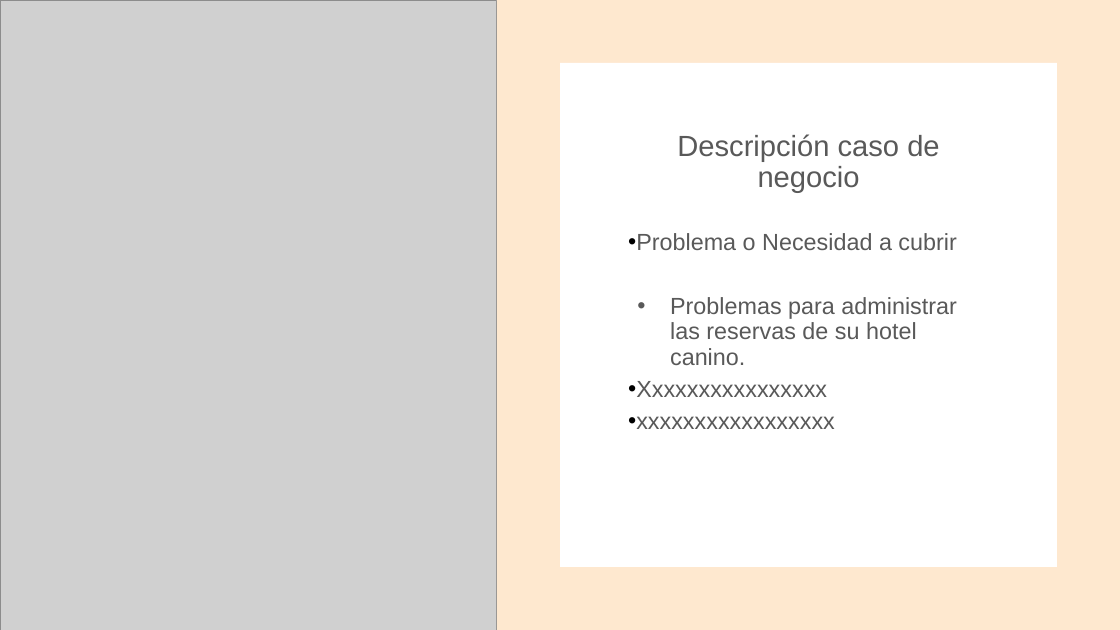
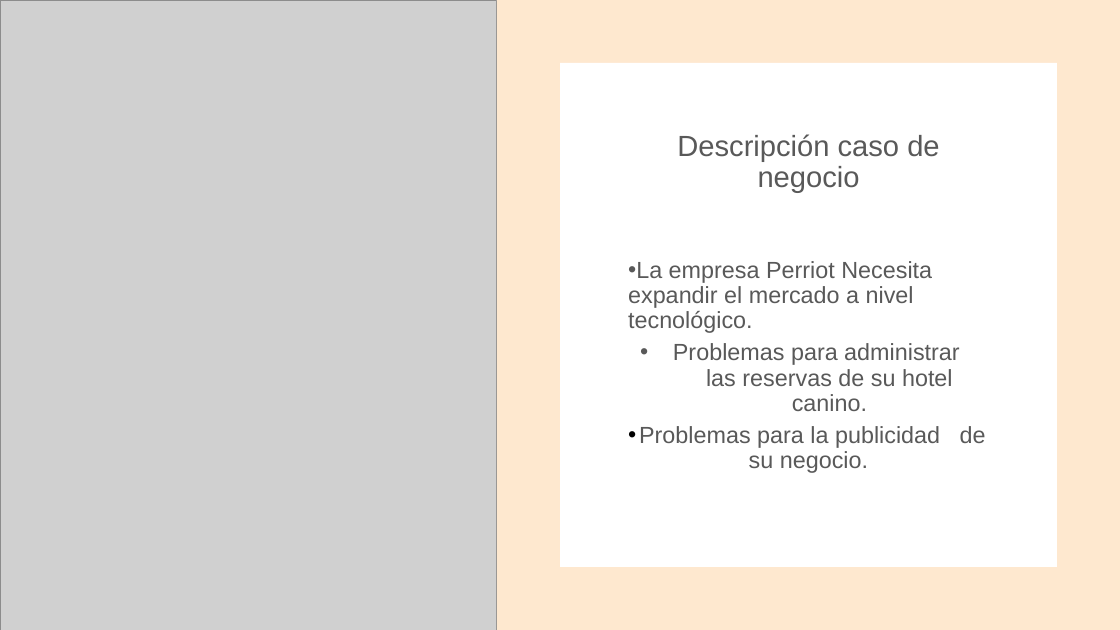
Before and after one commit to Gabrielavendano/2024_2_MA_CAPSTONE_001D_GRUPO_08, a slide deck: slide 3 of Fase 2/Evidencias Proyecto/PRESENTACION-PARCIAL 2.pptx. Drawn at 1120x630 pixels with LibreOffice and Linux fonts; fonts in the diff are those of the drawing; grey boxes stand for pictures. Boxes give left, top, right and bottom in pixels: in the first picture for what was removed or moved away, otherwise in the second. Text is boxed around its words. In the diff, an @@ line names an element or a change of style, - is before the commit and + after.

```diff
--- a/Fase 2/Evidencias Proyecto/PRESENTACION-PARCIAL 2.pptx
+++ b/Fase 2/Evidencias Proyecto/PRESENTACION-PARCIAL 2.pptx
@@ text at (628,261,932,333): text changed @@
-• Problema o Necesidad a cubrir
+• La empresa Perriot Necesita expandir el mercado a nivel tecnológico.
@@ text at (673,343,960,411): alignment left to centre @@
@@ text at (639,426,986,473): text changed @@
-• Xxxxxxxxxxxxxxxx
-• xxxxxxxxxxxxxxxxx
+• Problemas para la publicidad de su negocio.
```
Also in this commit, not shown: 5 other slides changed, 8 slides added, 1 slide removed, 28 other files.
